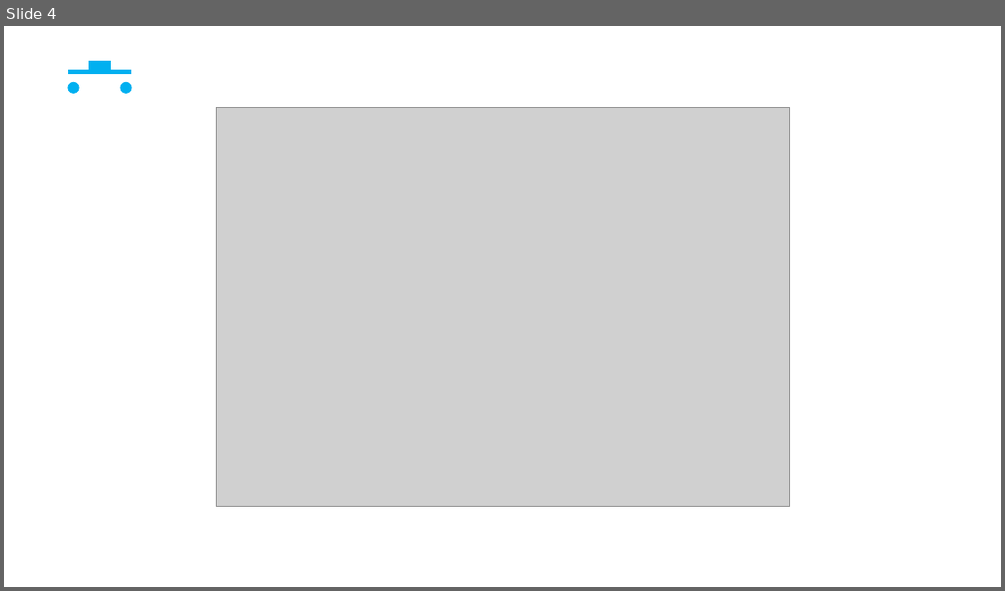
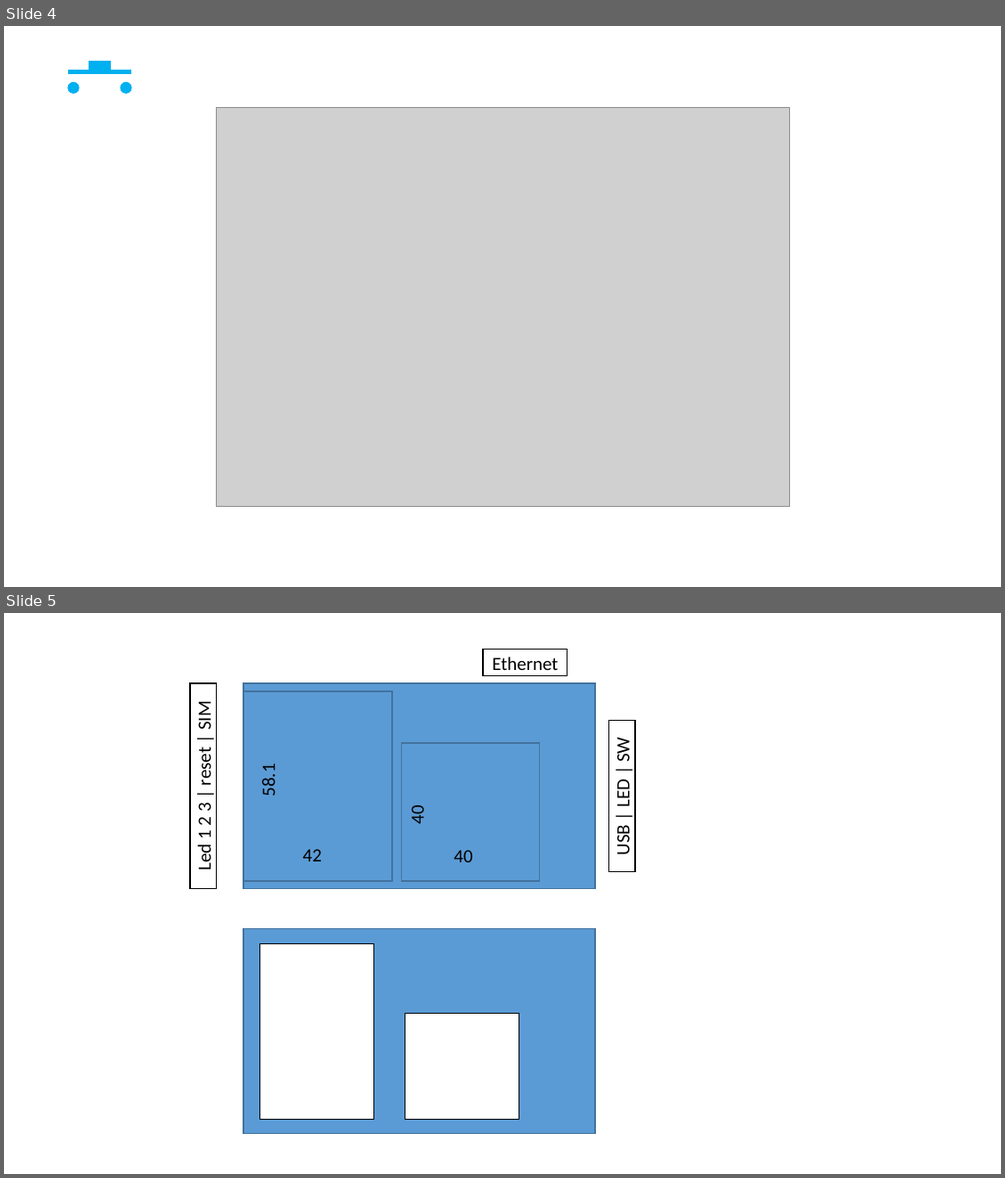
Before and after one commit to GavinGY/MoveWiFi_v2, a slide deck: graphic.pptx. Shown one above the other, each under a label of ours: slide 4 before the commit, slides 4 and 5 after it. The pictures are 1005x591 and 1005x1178 pixels, drawn with LibreOffice and Linux fonts; fonts in the diff are those of the drawing; grey boxes stand for pictures. Boxes give left, top, right and bottom in pixels: in the first picture for what was removed or moved away, otherwise in the second. Text is boxed around its words. In the diff, an @@ line names an element or a change of style, - is before the commit and + after.

```diff
--- a/graphic.pptx
+++ b/graphic.pptx
@@ slide 5 added at bbox=[4, 613, 1001, 1174], background #FFFFFF @@
@@ rectangle added at bbox=[483, 649, 567, 676], fill #FFFFFF, outline #000000 1 pt, 18 pt, text #000000 @@
+Ethernet
@@ rectangle added at bbox=[189, 683, 217, 888], fill #FFFFFF, outline #000000 1 pt, 18 pt, text #000000 @@
+Led 1 2 3 | reset | SIM
@@ rectangle added at bbox=[243, 683, 595, 888], fill #5B9BD5, outline #43739E 1 pt @@
@@ rectangle added at bbox=[243, 691, 392, 882], fill #5B9BD5, outline #43739E 1 pt @@
@@ rectangle added at bbox=[401, 743, 540, 882], fill #5B9BD5, outline #43739E 1 pt @@
@@ rectangle added at bbox=[608, 721, 635, 872], fill #FFFFFF, outline #000000 1 pt, 18 pt, text #000000 @@
+USB | LED | SW
@@ text added at bbox=[257, 766, 280, 795], 18 pt, text #000000 @@
+58.1
@@ text added at bbox=[406, 807, 429, 824], 18 pt, text #000000 @@
+40
@@ text added at bbox=[303, 849, 322, 861], 18 pt, text #000000 @@
+42
@@ text added at bbox=[453, 850, 472, 862], 18 pt, text #000000 @@
+40
@@ rectangle added at bbox=[243, 929, 595, 1134], fill #5B9BD5, outline #43739E 1 pt @@
@@ rectangle added at bbox=[259, 943, 373, 1119], fill #FFFFFF, outline #000000 1 pt @@
@@ rectangle added at bbox=[405, 1013, 519, 1119], fill #FFFFFF, outline #000000 1 pt @@
```
Also in this commit, not shown: 1 slide changed, 4 other files.
